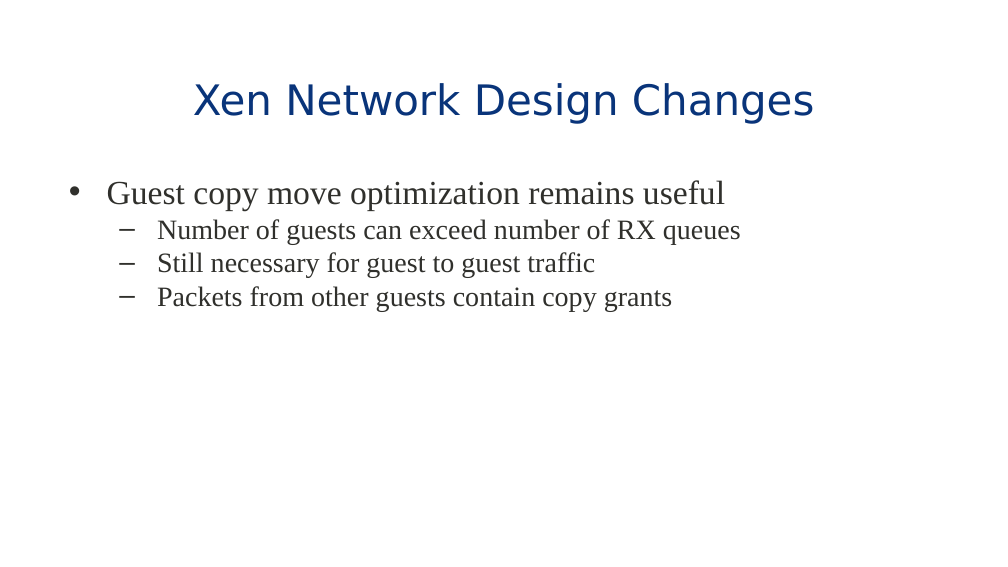
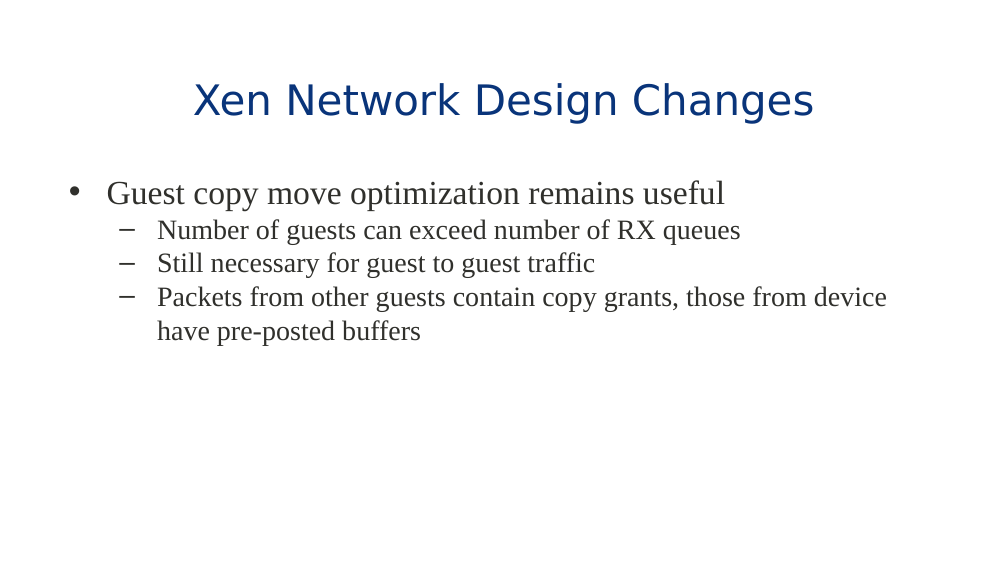
Before and after one commit to eddie-c-davis/cs-advos, a slide deck: slide 29 of presentations/Bridging.pptx. Drawn at 1008x567 pixels with LibreOffice and Linux fonts; fonts in the diff are those of the drawing; background and template pictures are left out. Boxes give left, top, right and bottom in pixels: in the first picture for what was removed or moved away, otherwise in the second. Text is boxed around its words. In the diff, an @@ line names an element or a change of style, - is before the commit and + after.

```diff
--- a/presentations/Bridging.pptx
+++ b/presentations/Bridging.pptx
@@ text at bbox=[157, 286, 887, 345]: text changed @@
-  – Packets from other guests contain copy grants
+  – Packets from other guests contain copy grants, those from device have pre-posted buffers
```
Also in this commit, not shown: 7 other slides changed.
